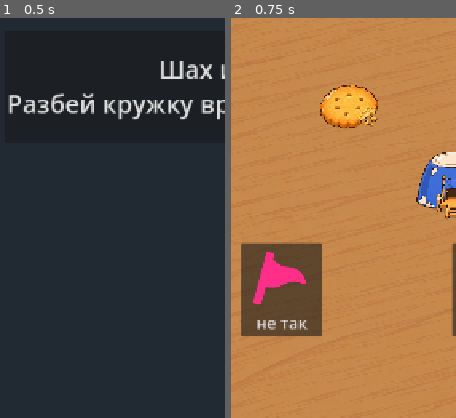
Above: before the commit, frames 1-2 (left to right).
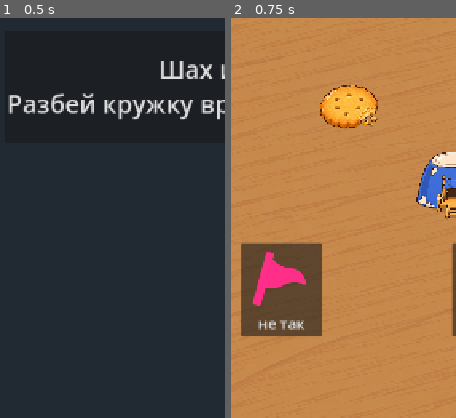
Above: after the commit, the same moments.

Repository: fishert2812/strategy-2d
Game: Godot game, scene res://scenes/main.tscn
The game is run twice, just before and just after one commit, with the same random seed, the same clock (stepped at 60 frames per second) and the same inputs.
Inputs:
- Up to frame 1 (0.5 s): no input
- Up to frame 2 (0.75 s): click "Разгром Разрушь все постройки…" at 0.5 s
The pictures show only the part of the screen within x 0-50%, y 50-100%; the shares and areas given below are measured in that part.

Frame 1 is identical in both runs. In frame 2, 0.5% of the frame differs, in the area x 9-35%, y 58-78%.

Commit message:
Кнопка отметки не растёт от надписи: «не так: N» не сдвигает кнопки построек
Co-Authored-By: Claude Opus 5.5 <noreply@anthropic.com>
Claude-Session: https://claude.ai/code/session_019VbyzEsMe95FEU27GGRQUT

Diff:
--- a/scenes/battle.tscn
+++ b/scenes/battle.tscn
@@ -146,8 +146,9 @@
 custom_minimum_size = Vector2(130, 150)
 layout_mode = 2
 mouse_filter = 2
-theme_override_font_sizes/font_size = 26
+theme_override_font_sizes/font_size = 24
 text = "не так"
+clip_text = true
 icon_alignment = 1
 vertical_icon_alignment = 0
 expand_icon = true
